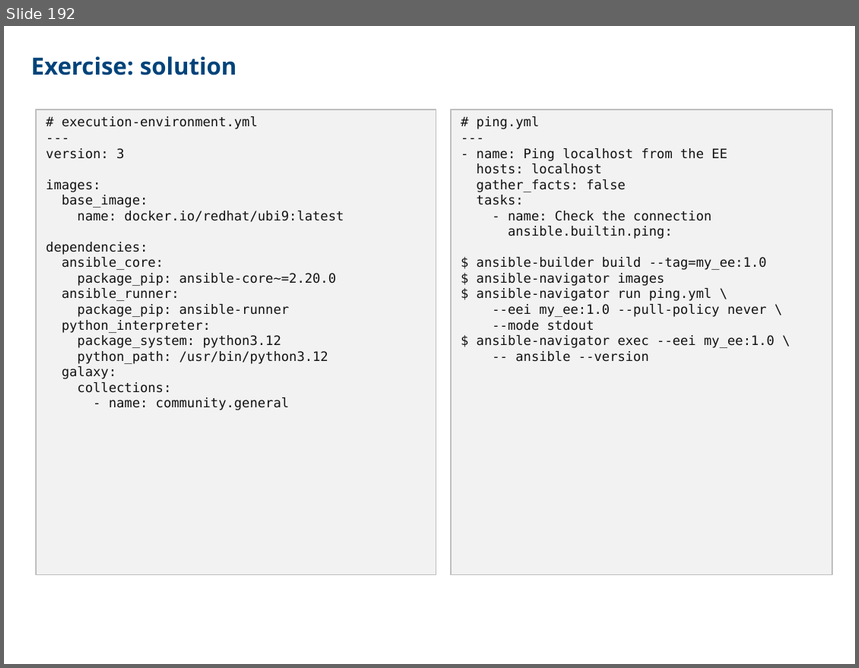
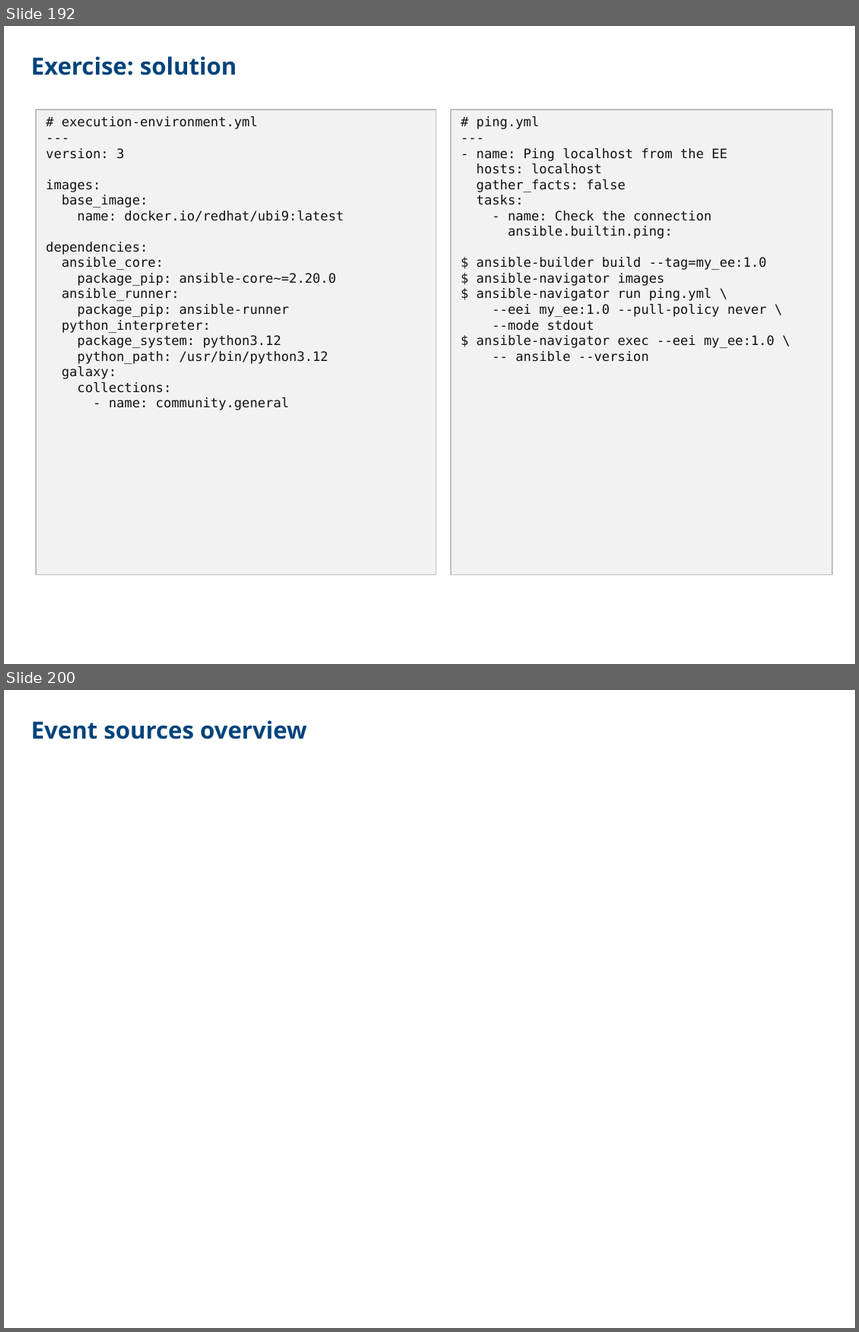
Before and after one commit to CCoupel/ansible-training, a slide deck: Ansible Training.pptx. Shown one above the other, each under a label of ours: slide 192 before the commit, slides 192 and 200 after it; the slides between them are not shown. The pictures are 859x668 and 859x1332 pixels, drawn with LibreOffice and Linux fonts; fonts in the diff are those of the drawing. Boxes give left, top, right and bottom in pixels: in the first picture for what was removed or moved away, otherwise in the second. Text is boxed around its words. In the diff, an @@ line names an element or a change of style, - is before the commit and + after.

```diff
--- a/Ansible Training.pptx
+++ b/Ansible Training.pptx
@@ slide 200 added at (4,690,855,1328), background #FFFFFF @@
@@ free added at (31,716,534,749), 20 pt, text #00437A, bold @@
+Event sources overview
```
Also in this commit, not shown: 30 other slides added, 9 other files.
